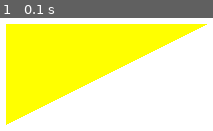
Above: before the commit, frame 1.
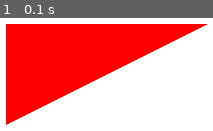
Above: after the commit, the same moment.

Repository: oliverjunior1/job_trainer
Game: pygame game, started from geek_to_geek/pygame/drawing_objects_and_shapes/solid_polygon.py
Same seed, same stepped clock (60 frames per second), same inputs: the game is played once before the commit and once after it.
Inputs:
- Up to frame 1 (0.1 s): no input

The runs differ from the first frame. In frame 1, 42% of the frame differs, in the area x 2-98%, y 5-95%.

Commit message:
Update solid_polygon.py

Diff:
--- a/geek_to_geek/pygame/drawing_objects_and_shapes/solid_polygon.py
+++ b/geek_to_geek/pygame/drawing_objects_and_shapes/solid_polygon.py
@@ -5,7 +5,7 @@
 display = pygame.display.set_mode((600,600))
 display.fill((255,255,255))
 
-pygame.draw.polygon(display,(255,255,0),[[300,300],[100,400],[100,300]])
+pygame.draw.polygon(display,(255,0,0),[[300,300],[100,400],[100,300]])
 
 while True:
     for event in pygame.event.get():
